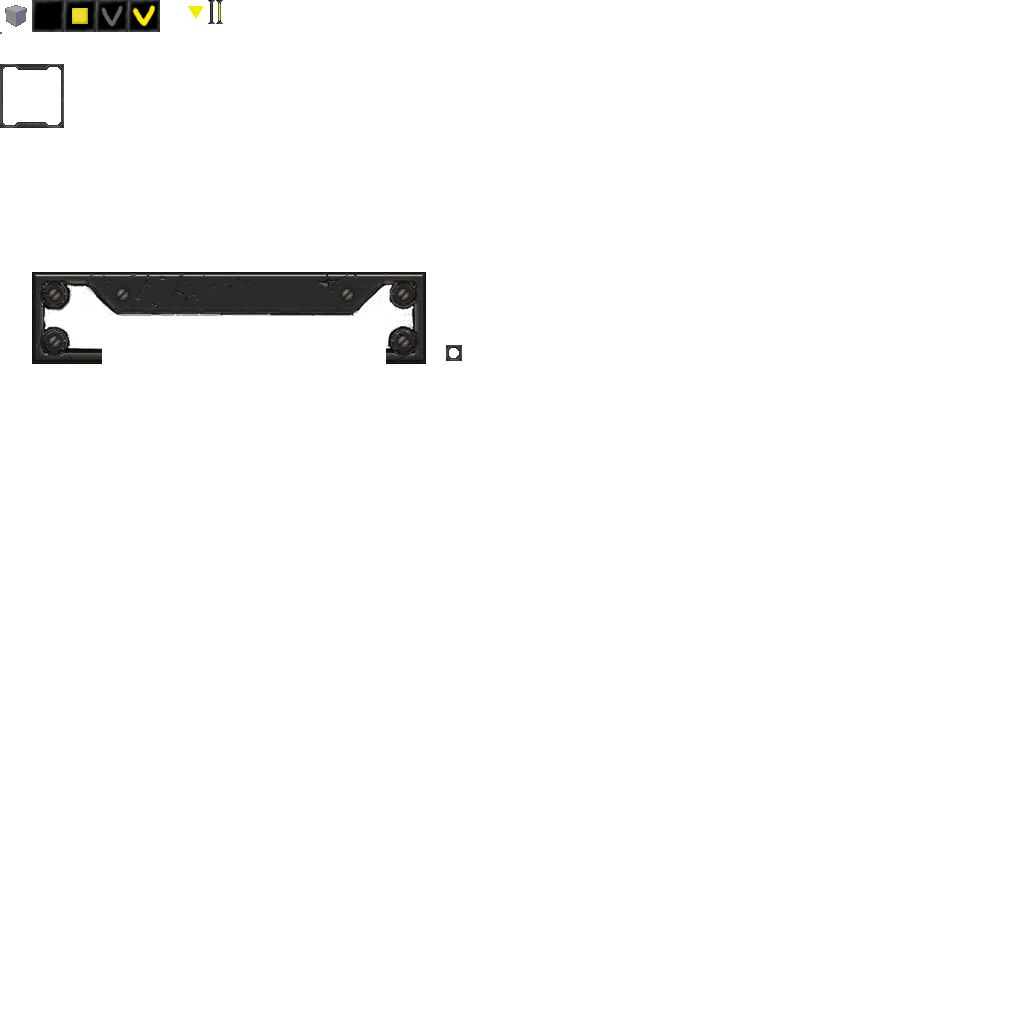
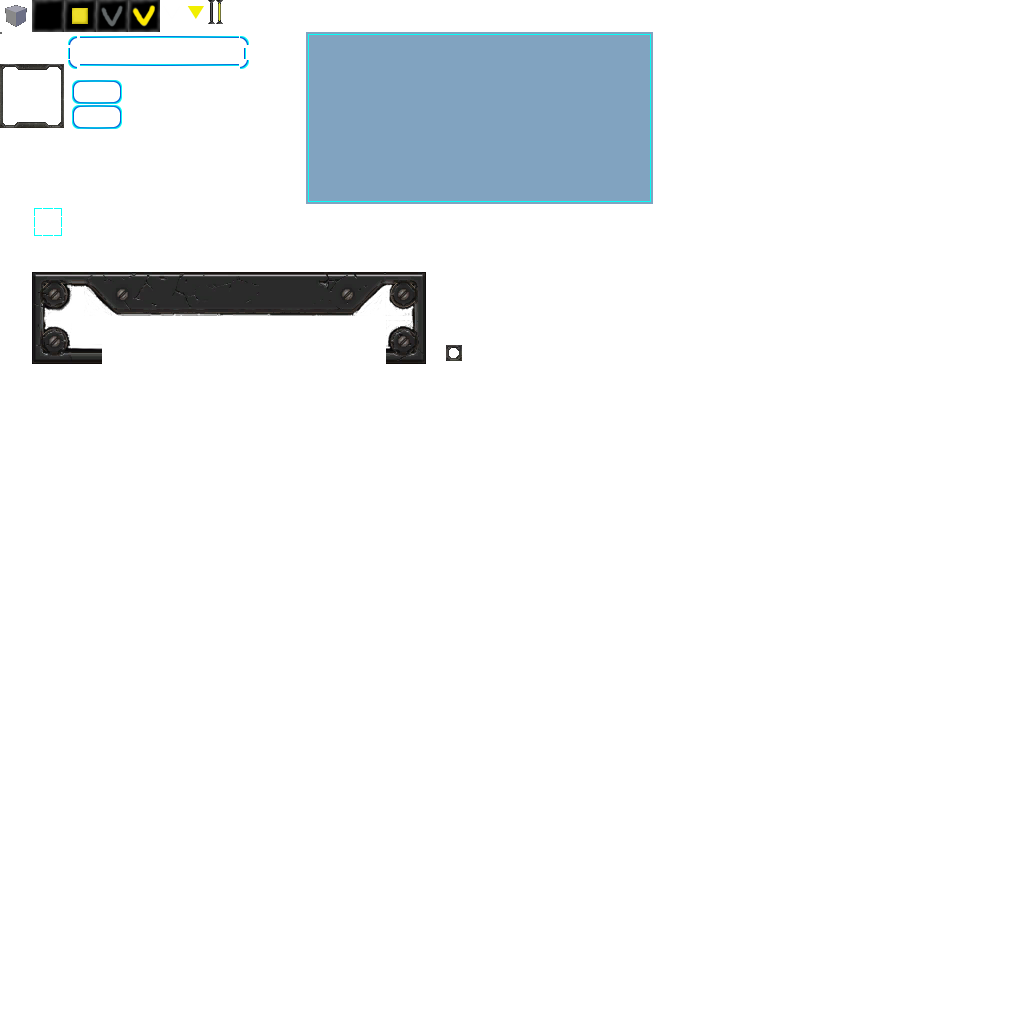
Two versions of the same layered image (1024 × 1024). Layer-by-layer changes:
added layer "BluePane_RB" above "BluePane_LB" over (54, 228, 62, 236)
added layer "BluePane_LB" above "BluePane_RT" over (34, 228, 42, 236)
added layer "BluePane_RT" above "BluePane_T" over (54, 208, 62, 216)
added layer "BluePane_LT" above "Layer #1" over (34, 208, 42, 216)
added layer "Layer #1" above "Layer" over (308, 34, 651, 202)
added layer "Layer" (50%) above "BlueAlphaInfo" over (306, 32, 653, 204)
added layer "CircleFrame #1" above "b_b2" over (72, 105, 122, 129)
added layer "b_b2" above "b_r2" over (80, 102, 114, 104)
added layer "b_r2" above "b_l2" over (120, 88, 122, 96)
added layer "b_l2" above "b_t2" over (72, 88, 74, 96)
added layer "b_t2" above "b_rb2" over (80, 80, 114, 82)
added layer "b_rb2" above "b_lb2" over (114, 96, 122, 104)
added layer "b_lb2" above "b_rt2" over (72, 96, 80, 104)
added layer "b_rt2" above "b_lt2" over (114, 80, 122, 88)
added layer "b_lt2" above "CircleFrame" over (72, 80, 80, 88)
added layer "b_b" above "b_r" over (80, 64, 239, 66)
added layer "b_r" above "b_l" over (244, 48, 246, 59)
added layer "b_l" above "b_rb" over (68, 48, 70, 59)
added layer "b_rb" above "b_lb" over (240, 60, 249, 69)
added layer "b_lb" above "b_t" over (68, 60, 77, 69)
added layer "b_t" above "b_rt" over (80, 36, 239, 38)
added layer "b_rt" above "b_lt" over (240, 36, 249, 45)
added layer "b_lt" above "ThinBorder" over (68, 36, 77, 45)
